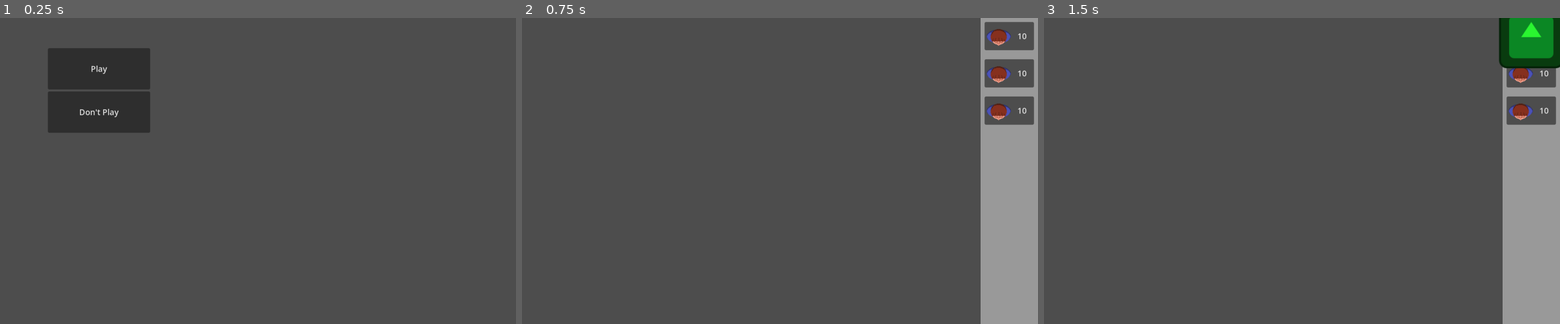
Above: before the commit, frames 1-3 (left to right).
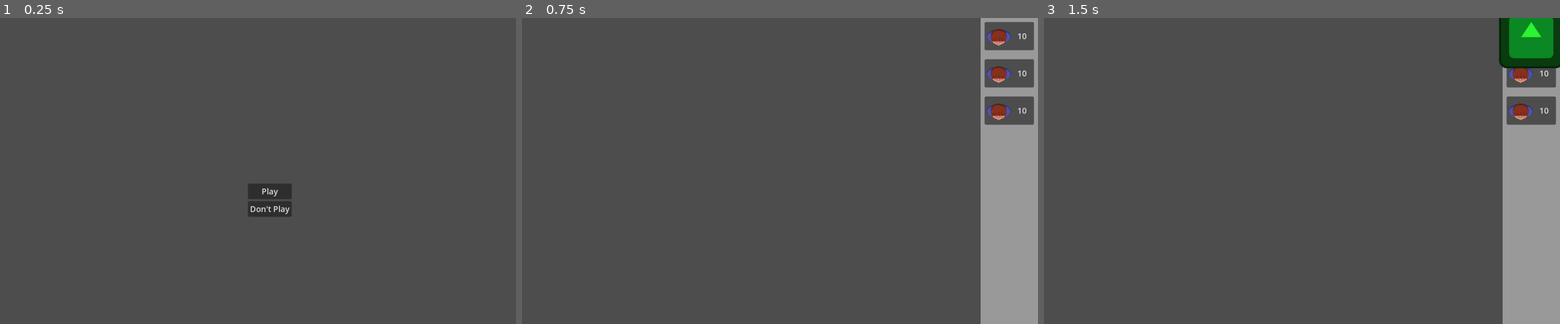
Above: after the commit, the same moments.

Repository: benxutech/bubble-tower-defense
Game: Godot game, scene res://Scenes/Menu/menu.tscn
The game is run twice, just before and just after one commit, with the same random seed, the same clock (stepped at 60 frames per second) and the same inputs. The engine's default icon, where the game draws it, is replaced by a stand-in: a white triangle on a blue panel in a dark square.
Inputs:
- Up to frame 1 (0.25 s): no input
- Up to frame 2 (0.75 s): click "Play" at 0.5 s
- Up to frame 3 (1.5 s): click "10" at 1.25 s

The runs differ from the first frame. In frame 1, 6.0% of the frame differs, in the area x 9-57%, y 9-65%; in frame 2, nothing differs; in frame 3, nothing differs.

Commit message:
center menu buttons

Diff:
--- a/Scenes/Menu/menu.tscn
+++ b/Scenes/Menu/menu.tscn
@@ -5,21 +5,24 @@
 [node name="Menu" type="Node2D"]
 script = ExtResource("1_mus75")
 
-[node name="VBoxContainer" type="VBoxContainer" parent="."]
-offset_left = 95.0
-offset_top = 60.0
-offset_right = 298.0
-offset_bottom = 228.0
+[node name="CenterContainer" type="CenterContainer" parent="."]
+offset_right = 1072.0
+offset_bottom = 725.0
+size_flags_horizontal = 3
+size_flags_vertical = 3
 
-[node name="ButtonPlay" type="Button" parent="VBoxContainer"]
+[node name="VBoxContainer" type="VBoxContainer" parent="CenterContainer"]
+layout_mode = 2
+
+[node name="ButtonPlay" type="Button" parent="CenterContainer/VBoxContainer"]
 layout_mode = 2
 size_flags_vertical = 3
 text = "Play"
 
-[node name="ButtonExit" type="Button" parent="VBoxContainer"]
+[node name="ButtonExit" type="Button" parent="CenterContainer/VBoxContainer"]
 layout_mode = 2
 size_flags_vertical = 3
 text = "Don't Play"
 
-[connection signal="pressed" from="VBoxContainer/ButtonPlay" to="." method="_on_button_play_pressed"]
-[connection signal="pressed" from="VBoxContainer/ButtonExit" to="." method="_on_button_exit_pressed"]
+[connection signal="pressed" from="CenterContainer/VBoxContainer/ButtonPlay" to="." method="_on_button_play_pressed"]
+[connection signal="pressed" from="CenterContainer/VBoxContainer/ButtonExit" to="." method="_on_button_exit_pressed"]
